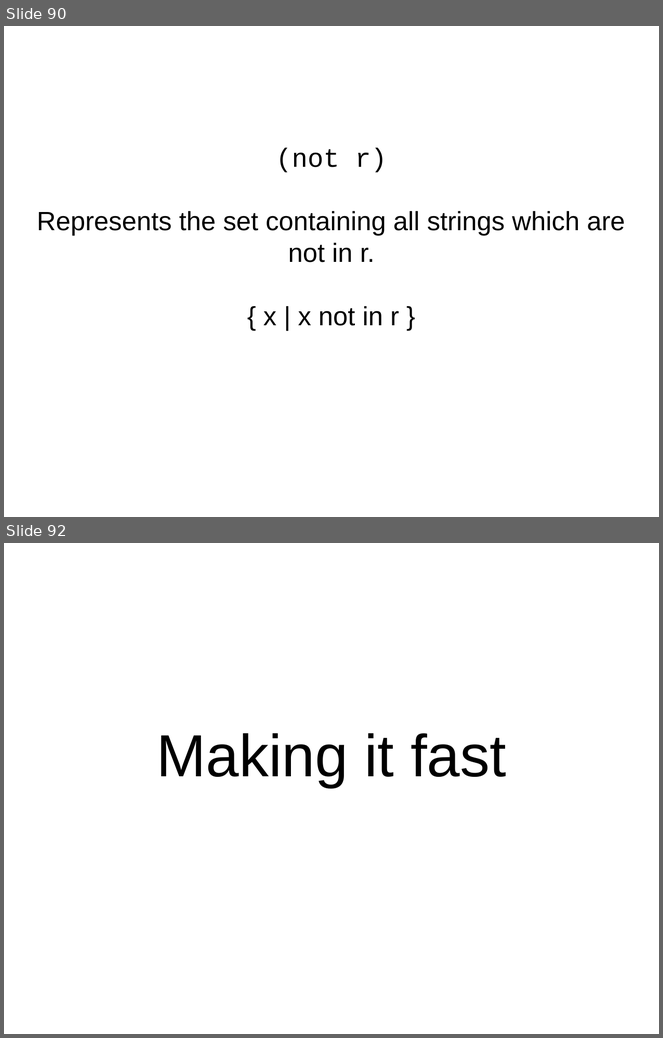
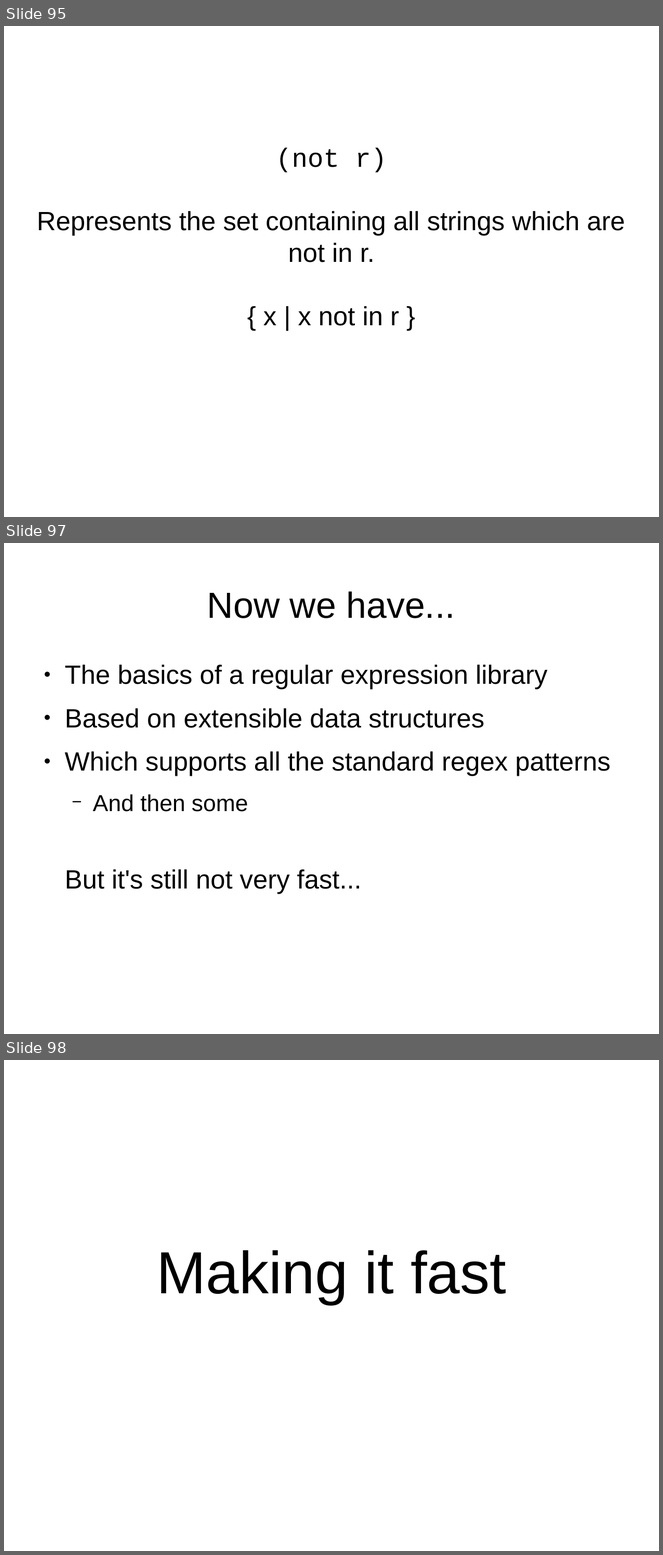
Before and after one commit to bhurt/presentations, a slide deck: pdre.odp. Shown one above the other, each under a label of ours: slides 90 and 92 before the commit, slides 95, 97 and 98 after it; the slides between them are not shown. The pictures are 663x1038 and 663x1555 pixels, drawn with LibreOffice and Linux fonts; fonts in the diff are those of the drawing. Boxes give left, top, right and bottom in pixels: in the first picture for what was removed or moved away, otherwise in the second. Text is boxed around its words. In the diff, an @@ line names an element or a change of style, - is before the commit and + after.

```diff
--- a/pdre.odp
+++ b/pdre.odp
@@ slide 97 added at [4, 543, 659, 1034], background #FFFFFF @@
@@ title added at [207, 591, 455, 618], 44 pt, text #000000 @@
+Now we have...
@@ text added at [65, 665, 610, 894], 32 pt, text #000000 @@
+● The basics of a regular expression library
+● Based on extensible data structures
+● Which supports all the standard regex patterns
+  − And then some
+But it's still not very fast...
@@ what was slide 90 is now slide 95 @@
@@ what was slide 92 is now slide 98 @@
```
Also in this commit, not shown: 11 slides changed, 6 other slides added, 1 slide removed, 1 other file.
